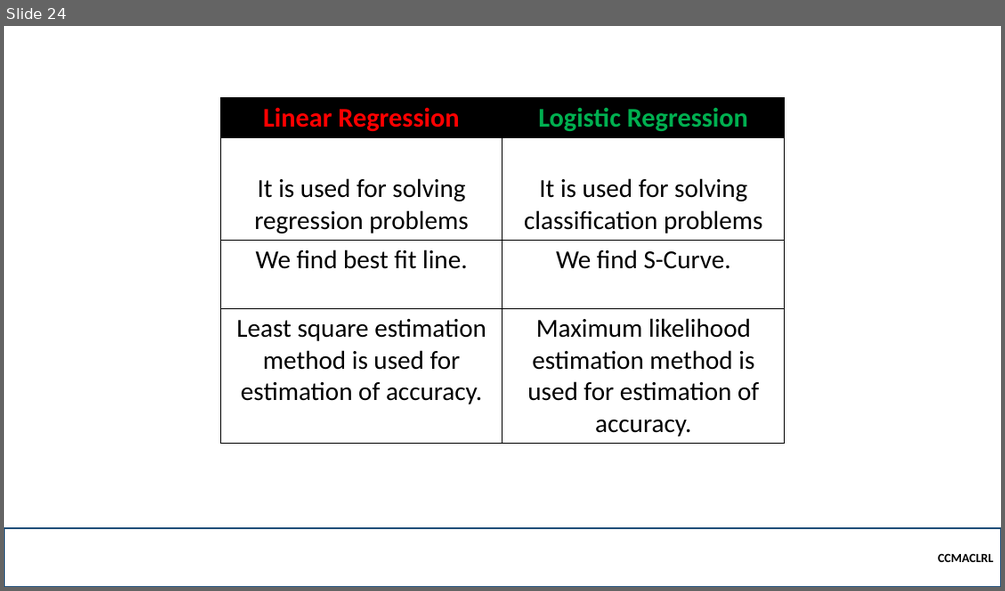
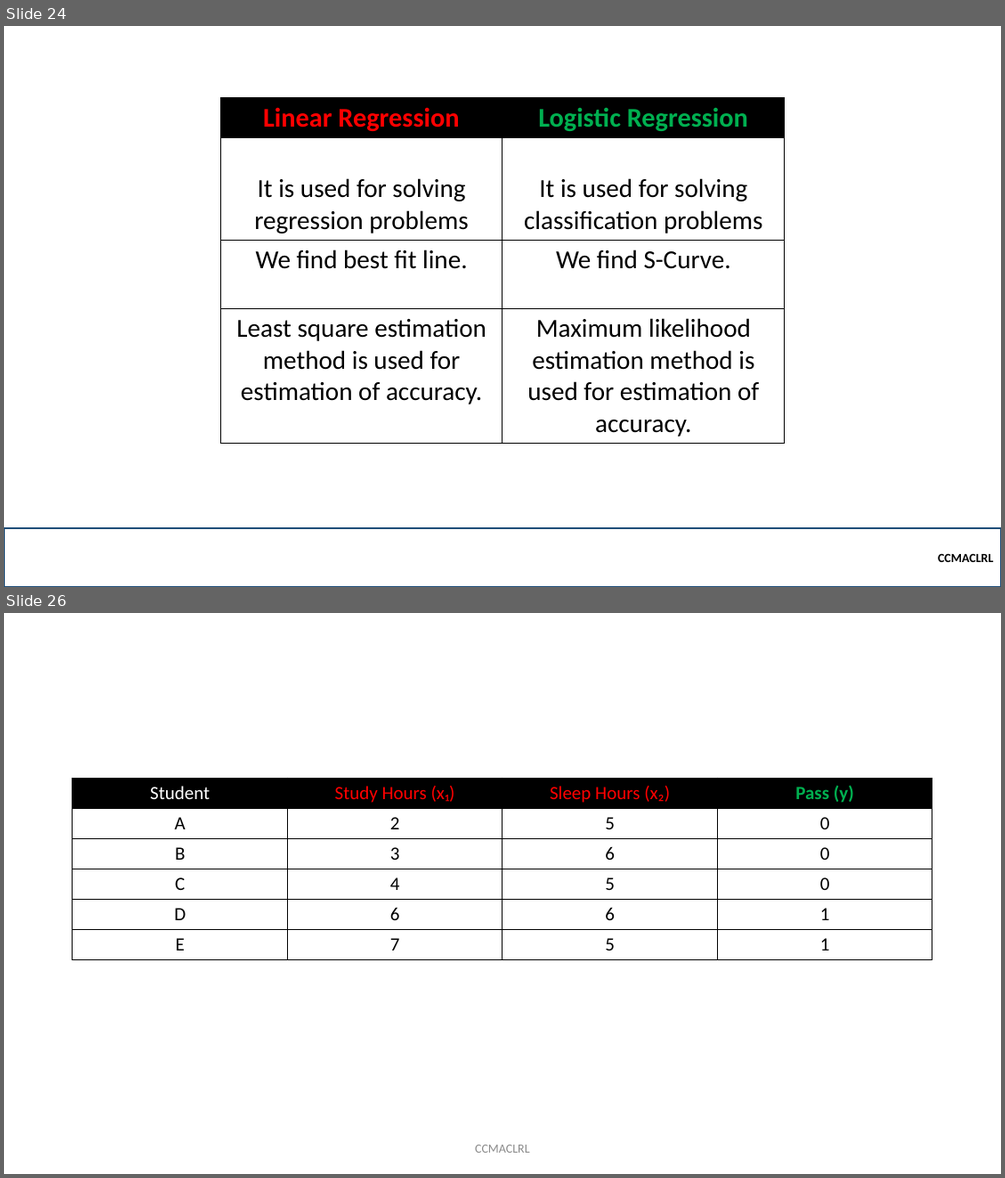
Before and after one commit to robitussin/CCMACLRL, a slide deck: 5 - Logistic Regression/Introduction to Logistic Regression.pptx. Shown one above the other, each under a label of ours: slide 24 before the commit, slides 24 and 26 after it; the slides between them are not shown. The pictures are 1005x591 and 1005x1178 pixels, drawn with LibreOffice and Linux fonts; fonts in the diff are those of the drawing; background and template pictures are left out. Boxes give left, top, right and bottom in pixels: in the first picture for what was removed or moved away, otherwise in the second. Text is boxed around its words. In the diff, an @@ line names an element or a change of style, - is before the commit and + after.

```diff
--- a/5 - Logistic Regression/Introduction to Logistic Regression.pptx
+++ b/5 - Logistic Regression/Introduction to Logistic Regression.pptx
@@ slide 26 added at <box>4,613,1001,1174</box>, background #FFFFFF @@
@@ table added at <box>73,779,934,957</box>, 6 rows, 4 columns @@
+Student | Study Hours (x₁) | Sleep Hours (x₂) | Pass (y)
+A | 2 | 5 | 0
+B | 3 | 6 | 0
+C | 4 | 5 | 0
+D | 6 | 6 | 1
+E | 7 | 5 | 1
@@ text added at <box>475,1144,530,1152</box>, 12 pt, text #8C8C8C @@
+CCMACLRL
```
Also in this commit, not shown: 1 slide changed, 16 other slides added.
